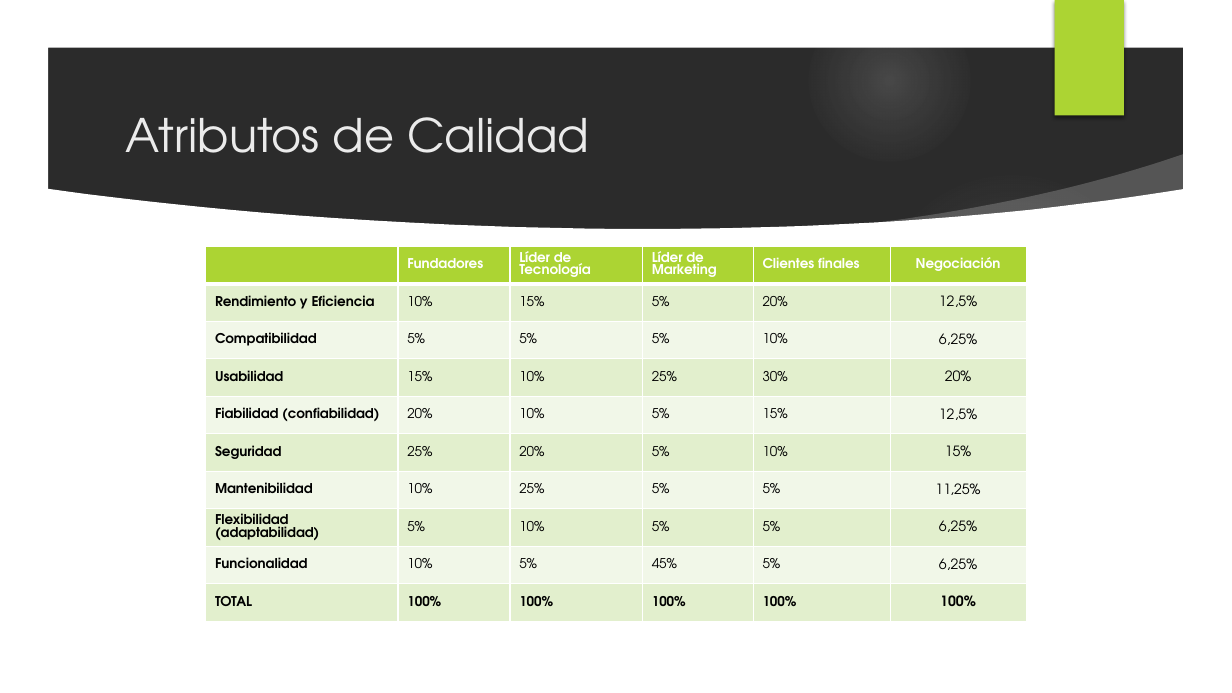
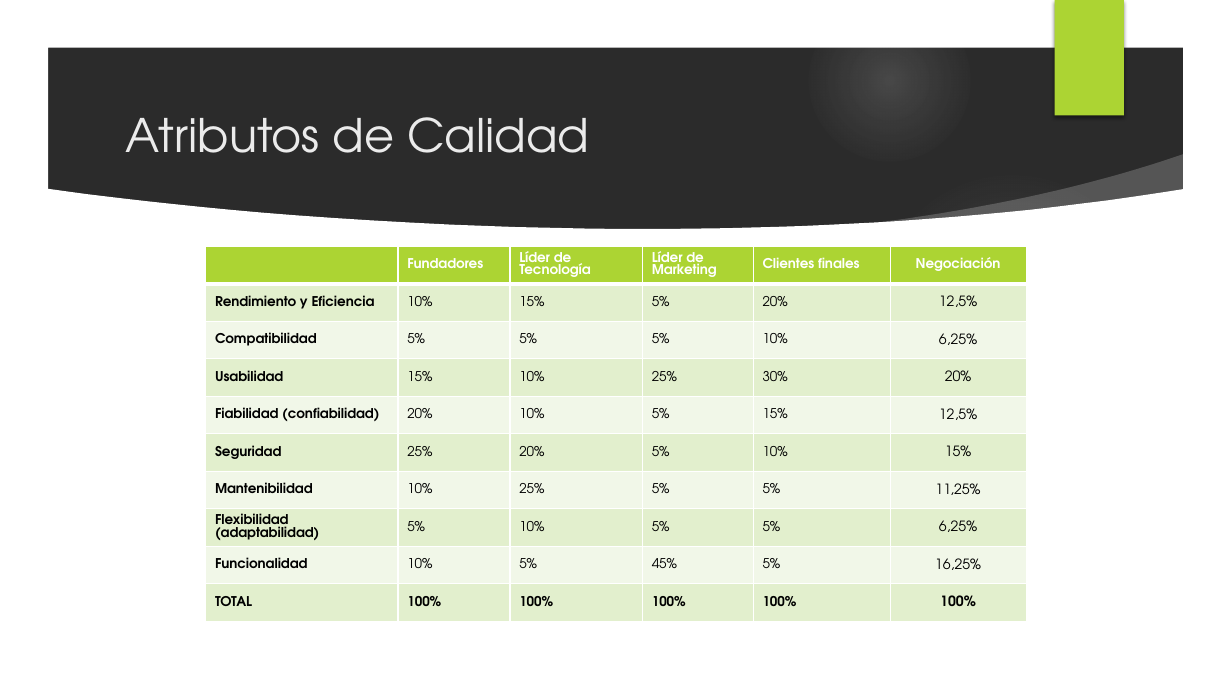
Before and after one commit to Jucer74/SoftwareArchitecture, a slide deck: slide 9 of Project/Context/tempora.context.pptx. Drawn at 1232x693 pixels with LibreOffice and Linux fonts; fonts in the diff are those of the drawing; background and template pictures are left out; a plain dark background stands for a picture behind light text. Boxes give left, top, right and bottom in pixels: in the first picture for what was removed or moved away, otherwise in the second. Text is boxed around its words. In the diff, an @@ line names an element or a change of style, - is before the commit and + after.

```diff
--- a/Project/Context/tempora.context.pptx
+++ b/Project/Context/tempora.context.pptx
@@ table at (206, 247, 1026, 629) @@
-row 9, column 6: 6,25%
+row 9, column 6: 16,25%
```
Also in this commit, not shown: 1 other slide changed, 1 other file.
